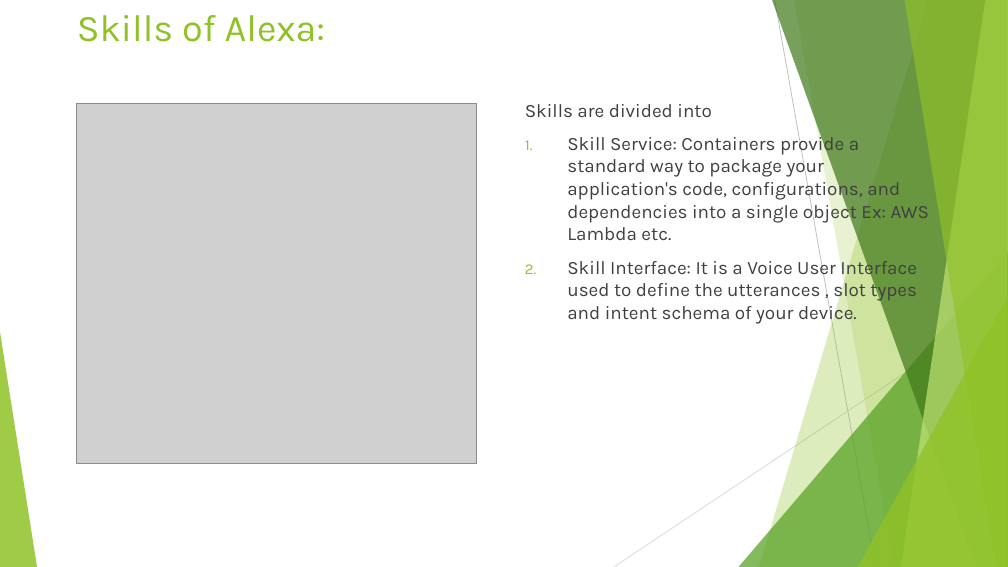
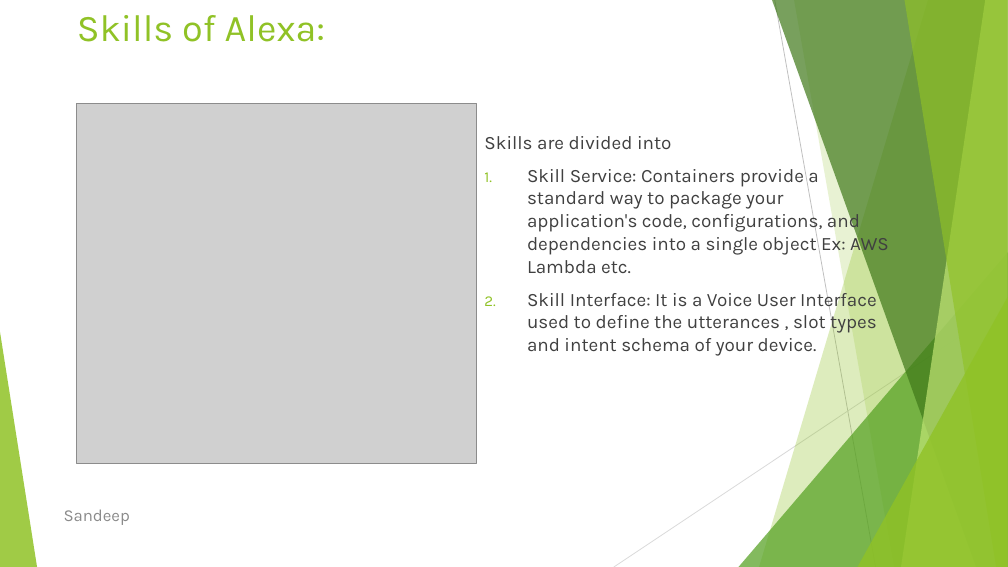
Before and after one commit to Sampath2609/Workshop02, a slide deck: slide 5 of .NETPresentation.pptx (slide 4 before the commit). Drawn at 1008x567 pixels with LibreOffice and Linux fonts; fonts in the diff are those of the drawing; grey boxes stand for pictures. Boxes give left, top, right and bottom in pixels: in the first picture for what was removed or moved away, otherwise in the second. Text is boxed around its words. In the diff, an @@ line names an element or a change of style, - is before the commit and + after.

```diff
--- a/.NETPresentation.pptx
+++ b/.NETPresentation.pptx
@@ text "Skills are divided into": place and size @@
-text "Skills are divided into" at (525,104,930,325)
+text "Skills are divided into" at (484,136,889,356)
@@ text added at (64,509,130,525), 16 pt, text #8C8C8C @@
+Sandeep
```
Also in this commit, not shown: 12 other slides changed, 2 slides added.
